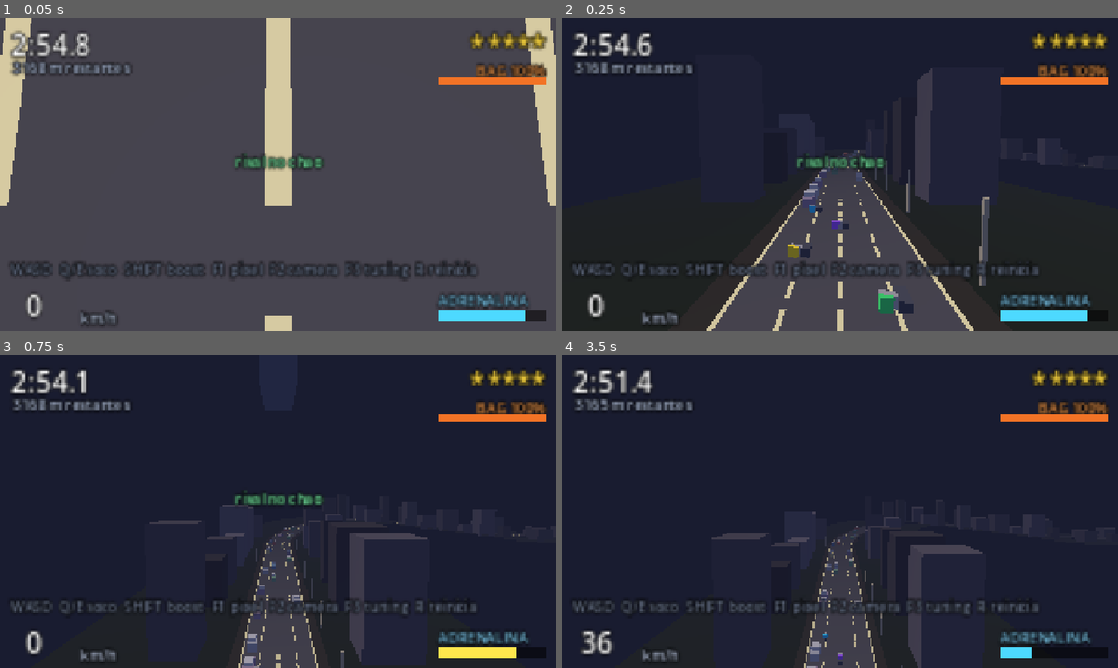
Above: before the commit, frames 1-4 (two rows, left to right).
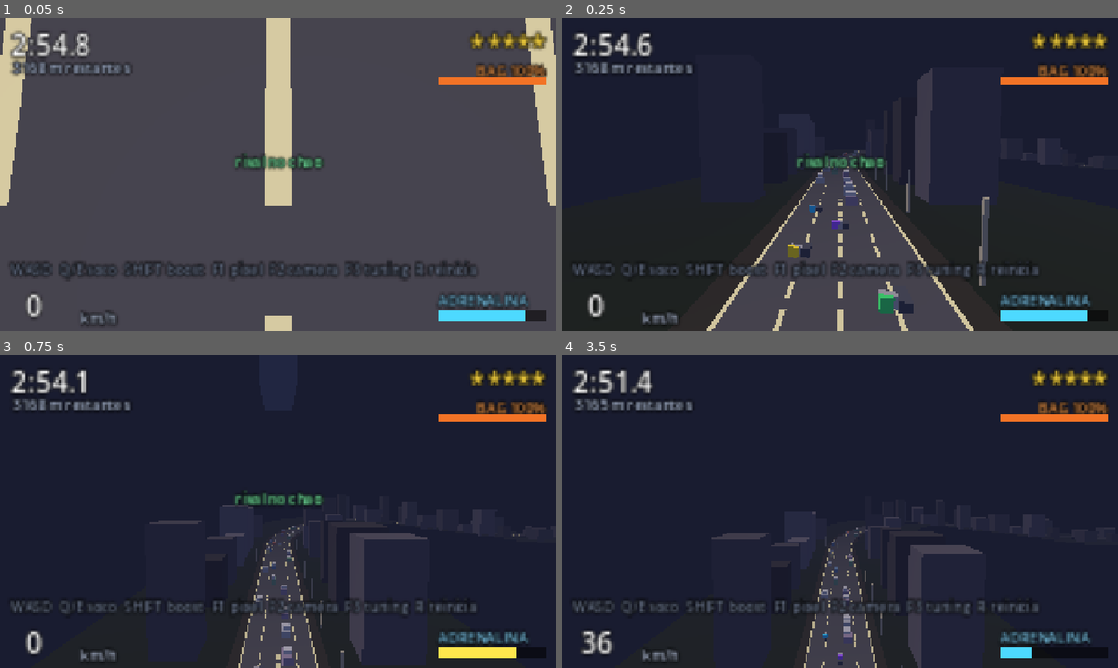
Above: after the commit, the same moments.

Repository: GuiMartins/game-project-001
Game: Godot game, scene res://scenes/main.tscn
The game is run twice, just before and just after one commit, with the same random seed, the same clock (stepped at 60 frames per second) and the same inputs.
Inputs:
- Up to frame 1 (0.05 s): no input
- Up to frame 2 (0.25 s): no input
- Up to frame 3 (0.75 s): tap Enter at 0.5 s; hold E (hit_right) from 0.53 s (still down); hold Shift (ride_boost) from 0.53 s (still down)
- Up to frame 4 (3.5 s): release E (hit_right) at 1.28 s; release Shift (ride_boost) at 1.28 s; hold S (ride_brake) 1.28-2.03 s; tap W (ride_throttle) at 1.35, 2.85 s; hold E (hit_right) 2.03-2.78 s; hold Shift (ride_boost) 2.03-2.78 s; hold Up from 2.78 s (still down)

Frame 1 is identical in both runs. In frame 2, 0.3% of the frame differs, in the area x 43-54%, y 43-58%; in frame 3, 0.5%, in the area x 43-54%, y 55-100%; in frame 4, 0.4%.

Commit message:
Faz a bifurcação parecer uma bifurcação
O atalho saía e voltava pelas tangentes da própria avenida, então nascia
grudado nela e voltava grudado: medido, 8,6 m entre os dois eixos no
miolo, com as duas pistas tendo 13 m de largura. Os asfaltos se
sobrepunham. Na tela isso não lia como bifurcação - lia como uma avenida
de 30 m com duas pinturas de faixa uma em cima da outra, e todo prédio
que mora na faixa entre as duas aparecia no meio do caminho.

Agora ele sai e volta em ângulo (22°), e o miolo precisa se afastar no
mínimo 26 m do eixo da avenida ou o atalho não nasce. Medido depois: 27
e 30 m, com quarteirão no meio. O banco falha se algum nascer colado.

Três coisas que vieram junto:

- A margem de prédio usava metade da largura da caixa, mas quem entra na
  pista é o CANTO dela, a 0,707 da largura. Sobrava até 2,8 m de prédio
  pra dentro do asfalto.

- A média móvel que tira os degraus da altura do atalho também corta pra
  baixo, e isso reenterrava meio metro de asfalto sob o carpete de chão
  da avenida - o mesmo bug de antes, menor. O último passo agora trava o
  piso em 0,25 m abaixo do terreno. Medido: 3 cm.

- A curva do atalho passou a ser traçada antes da malha
  (plan_shortcut / build_surface). A maioria dos candidatos é recusada, e
  construir um SurfaceTool completo pra cada um fazia o boot passar de
  dez minutos. Voltou pra 1m25s.

Co-Authored-By: Claude Opus 5 <noreply@anthropic.com>

Diff:
--- a/scripts/road_track.gd
+++ b/scripts/road_track.gd
@@ -20,6 +20,14 @@
 ## player_bike), entao rampa que troca de sinal em poucos metros cospe a moto
 ## no ar. Alto demais e a pista vira serra e a moto passa a corrida voando.
 const GRADE_BLEND: float = 0.3
+
+## Quantos graus o atalho sai torto em relacao a avenida, nas duas pontas.
+##
+## E o que faz a bifurcacao PARECER uma bifurcacao: a 22 graus as duas pistas
+## se separam uns 0,4 m por metro andado, entao em 50 m ja ha rua no meio
+## delas. Muito acima disso a boca vira esquina, e esquina a 180 km/h nao e
+## escolha, e acidente.
+const DEPART_ANGLE: float = 22.0
 
 const LANE_WIDTH: float = 3.3
 const LANE_COUNT: int = 4
@@ -112,7 +120,13 @@
 ## reentrada sao continuas: o atalho nasce apontando pra onde a avenida estava
 ## indo e chega apontando pra onde ela vai. E o que permite trocar a moto de
 ## pista sem teleporte nenhum.
-func build_shortcut(main: RoadTrack, from_offset: float, to_offset: float) -> void:
+## Traca a curva do atalho, SEM malha.
+##
+## Separado de `build_surface` porque a maior parte dos candidatos e recusada -
+## por nao encurtar o bastante, ou por passar colada na avenida. Construir a
+## malha de cada um pra jogar fora em seguida fazia o boot rastejar: e um
+## SurfaceTool completo por candidato.
+func plan_shortcut(main: RoadTrack, from_offset: float, to_offset: float) -> void:
 	is_shortcut = true
 	curve = Curve3D.new()
 	curve.bake_interval = 1.0
@@ -121,12 +135,33 @@
 	var p3 := main.sample_position(to_offset)
 	var f0 := -main.sample_basis(from_offset).z
 	var f1 := -main.sample_basis(to_offset).z
+
+	# De que lado a corda cai em relacao a avenida.
+	var mid_main := main.sample_position((from_offset + to_offset) * 0.5)
+	var mid_chord := (p0 + p3) * 0.5
+	var side := signf((mid_chord - mid_main).dot(
+		main.sample_basis((from_offset + to_offset) * 0.5).x))
+	if is_zero_approx(side):
+		side = 1.0
+
 	# 0.34 da distancia entre as pontas: menos que isso faz a corda sair de
 	# lado da avenida como se fosse uma esquina; mais que isso e a corda
 	# abracar a curva que ela deveria estar cortando.
 	var pull := p0.distance_to(p3) * 0.34
-	var p1 := p0 + f0 * pull
-	var p2 := p3 - f1 * pull
+
+	# A saida e a volta sao ANGULADAS, e nao paralelas a avenida.
+	#
+	# Com as tangentes da propria avenida nas duas pontas, o atalho saia
+	# grudado nela e voltava grudado: media 8,6 m de distancia no miolo, com as
+	# duas pistas tendo 13 m de largura. Na tela isso nao le como bifurcacao,
+	# le como uma avenida de 30 m com duas pinturas de faixa sobrepostas - e os
+	# predios que moram entre as duas viram predio no meio do caminho.
+	#
+	# Angulo positivo em torno de UP gira pra ESQUERDA, entao o sinal e
+	# invertido pra "girar pro lado em que o atalho vai".
+	var flare := deg_to_rad(DEPART_ANGLE)
+	var p1 := p0 + f0.rotated(Vector3.UP, -flare * side) * pull
+	var p2 := p3 - f1.rotated(Vector3.UP, flare * side) * pull
 
 	var steps := maxi(int(p0.distance_to(p3) / 10.0), 8)
 	var points: Array[Vector3] = []
@@ -139,6 +174,10 @@
 
 	_smooth_tangents()
 	length = curve.get_baked_length()
+
+
+## Constroi a malha do atalho ja aprovado.
+func build_surface() -> void:
 	_build_mesh()
 
 
@@ -155,6 +194,8 @@
 ## de avenida mais perto nao e o que esta na mesma fracao do caminho.
 func _follow_terrain(points: Array[Vector3], main: RoadTrack,
 		from_offset: float, to_offset: float) -> void:
+	var terrain := PackedFloat32Array()
+	terrain.resize(points.size())
 	for i in range(points.size()):
 		var best := INF
 		var at := from_offset - 60.0
@@ -165,6 +206,7 @@
 				best = flat.length_squared()
 				points[i].y = candidate.y
 			at += 3.0
+		terrain[i] = points[i].y
 
 	# O ponto mais proximo pula quando a corda passa perto de dois pedacos da
 	# mesma curva, e pulo na altura vira degrau na pista. Tres passadas de
@@ -176,6 +218,14 @@
 			smoothed[i].y = points[i - 1].y * 0.25 + points[i].y * 0.5 + points[i + 1].y * 0.25
 		for i in range(1, points.size() - 1):
 			points[i] = smoothed[i]
+
+	# E por ultimo o piso: a media movel corta os picos, e cortar pra baixo era
+	# meio metro de asfalto por baixo do carpete de chao da avenida - o mesmo
+	# afundamento que a correcao veio consertar, so que menor. O carpete fica
+	# 0,35 m abaixo da pista dela, entao 0,25 abaixo do terreno ainda esta por
+	# cima da terra. As pontas ficam de fora: elas encostam na avenida.
+	for i in range(1, points.size() - 1):
+		points[i].y = maxf(points[i].y, terrain[i] - 0.25)
 
 
 static func _bezier(p0: Vector3, p1: Vector3, p2: Vector3, p3: Vector3, t: float) -> Vector3:
@@ -330,7 +380,7 @@
 	# Carpete curto no atalho. O da avenida tem 34 m de cada lado e ja cobre o
 	# terreno em volta; o do atalho existe so pra ele nao flutuar no vazio
 	# quando corta longe demais. Largo, ele e que passaria por cima da avenida.
-	var carpet := 12.0 if is_shortcut else GROUND
+	var carpet := 20.0 if is_shortcut else GROUND
 
 	var steps := int(length / MESH_STEP)
 	for i in range(steps):
--- a/scripts/selftest.gd
+++ b/scripts/selftest.gd
@@ -305,6 +305,9 @@
 		_fork_time = _t
 
 	if _fork_time > 0.0 or _t > 25.0:
+		_check(_world._branch_separation(branch.road, branch.from_offset, branch.to_offset)
+			>= World.BRANCH_MIN_APART,
+			"o atalho passa colado na avenida - na tela isso vira uma pista so, larga demais")
 		_report.append("bifurcacao           atalho de %.0f m no lugar de %.0f m (-%.0f m)" % [
 			branch.road.length, branch.to_offset - branch.from_offset, branch.saving()])
 		_check(_fork_entered,
--- a/scripts/world.gd
+++ b/scripts/world.gd
@@ -12,6 +12,14 @@
 const NEAR_MISS_MIN_LATERAL: float = 1.30
 ## Abaixo desta velocidade passar entre carros nao e coragem, e manobra.
 const NEAR_MISS_MIN_SPEED: float = 17.0
+
+## O quanto o miolo do atalho precisa se afastar do eixo da avenida, em metros.
+##
+## 26 m poe as duas pistas a uns 13 m de asfalto a asfalto: quarteirao no meio,
+## nao costura. O teto existe pro atalho continuar sobre o carpete de chao da
+## avenida, que vai ate 43 m - alem disso ele sairia voando sobre o vazio.
+const BRANCH_MIN_APART: float = 26.0
+const BRANCH_MAX_APART: float = 52.0
 
 var tuning: BikeTuning
 var world_tuning: WorldTuning
@@ -196,7 +204,9 @@
 			var h := _rng.randf_range(6.0, 26.0)
 			var w := _rng.randf_range(6.0, 14.0)
 			var at := track.point(o, (edge + 6.0 + w * 0.5) * side) + Vector3.UP * (h * 0.5 - 1.0)
-			if _blocks_branch(at, w * 0.5):
+			# 0,707*w e o canto da caixa, e e o canto que aparece dentro da
+			# pista. Com w*0.5 sobrava ate 2,8 m de predio pra dentro.
+			if _blocks_branch(at, w * 0.7071):
 				continue
 			var shade := _rng.randf_range(0.2, 0.42)
 			var building := Greybox.box(Vector3(w, h, w), Color(shade, shade * 0.97, shade * 1.15))
@@ -299,13 +309,27 @@
 	var road := RoadTrack.new()
 	road.name = "Shortcut%d" % branches.size()
 	add_child(road)
-	road.build_shortcut(track, from_offset, to_offset)
+	road.plan_shortcut(track, from_offset, to_offset)
 
 	# A corda pode sair mais longa que a promessa depois de virar curva de
 	# verdade. Atalho que nao encurta e armadilha, entao ele nao nasce.
 	if road.length > (to_offset - from_offset) * 0.93:
 		road.queue_free()
 		return null
+
+	# E precisa ser uma rua OUTRA, nao uma segunda pintura em cima da avenida.
+	#
+	# Sem esta checagem nascia atalho passando a 8,6 m do eixo da avenida: com
+	# as duas pistas tendo 13 m de largura, os asfaltos se sobrepunham e a tela
+	# mostrava uma avenida de 30 m com duas pinturas de faixa. De quebra, todo
+	# predio que mora entre as duas aparecia no meio do caminho.
+	var apart := _branch_separation(road, from_offset, to_offset)
+	if apart < BRANCH_MIN_APART or apart > BRANCH_MAX_APART:
+		road.queue_free()
+		return null
+
+	# Aprovado: agora sim vale gastar a malha.
+	road.build_surface()
 
 	var branch := RouteBranch.new()
 	branch.road = road
@@ -323,6 +347,25 @@
 	_build_fork_marks(branch)
 	_litter_branch(branch)
 	return branch
+
+
+## Quao longe do eixo da avenida o miolo do atalho chega a passar.
+##
+## Mede so o miolo (20% a 80%): as pontas encostam na avenida por definicao, e
+## incluir elas faria toda bifurcacao parecer colada.
+func _branch_separation(road: RoadTrack, from_offset: float, to_offset: float) -> float:
+	var closest := INF
+	var at := road.length * 0.2
+	while at < road.length * 0.8:
+		var point_at := road.sample_position(at)
+		var along := from_offset - 60.0
+		while along < to_offset + 60.0:
+			var on_main := track.sample_position(along)
+			closest = minf(closest, Vector2(on_main.x - point_at.x,
+				on_main.z - point_at.z).length())
+			along += 4.0
+		at += 6.0
+	return closest
 
 
 ## Aviso na pista antes da boca: placa no lado que o atalho sai e chevrons
Not shown, changed: docs/PROTOTIPO.md
